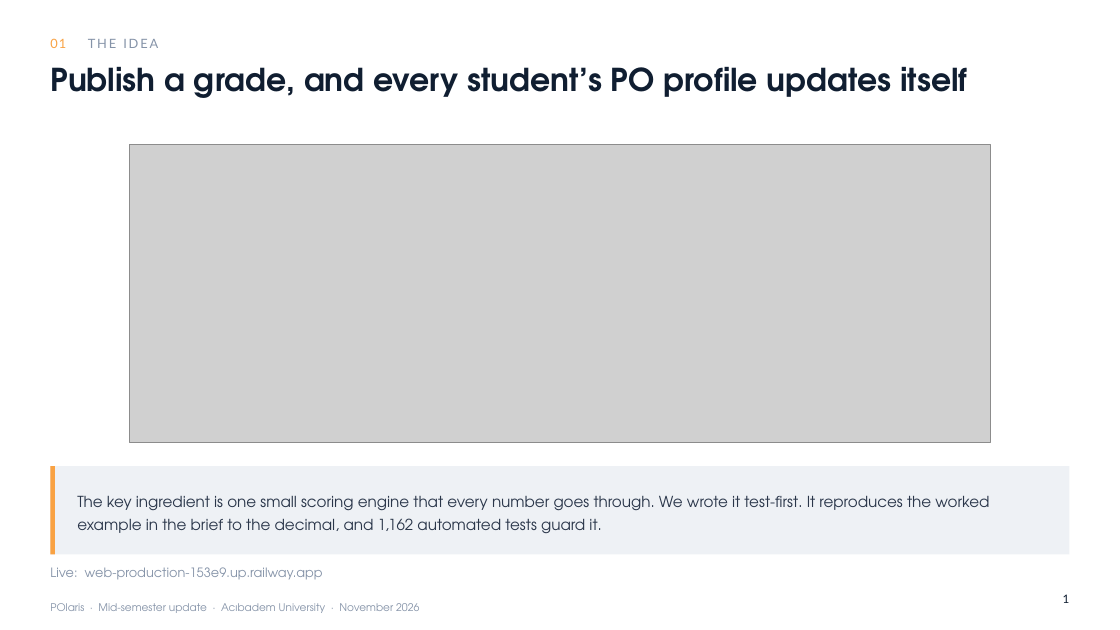
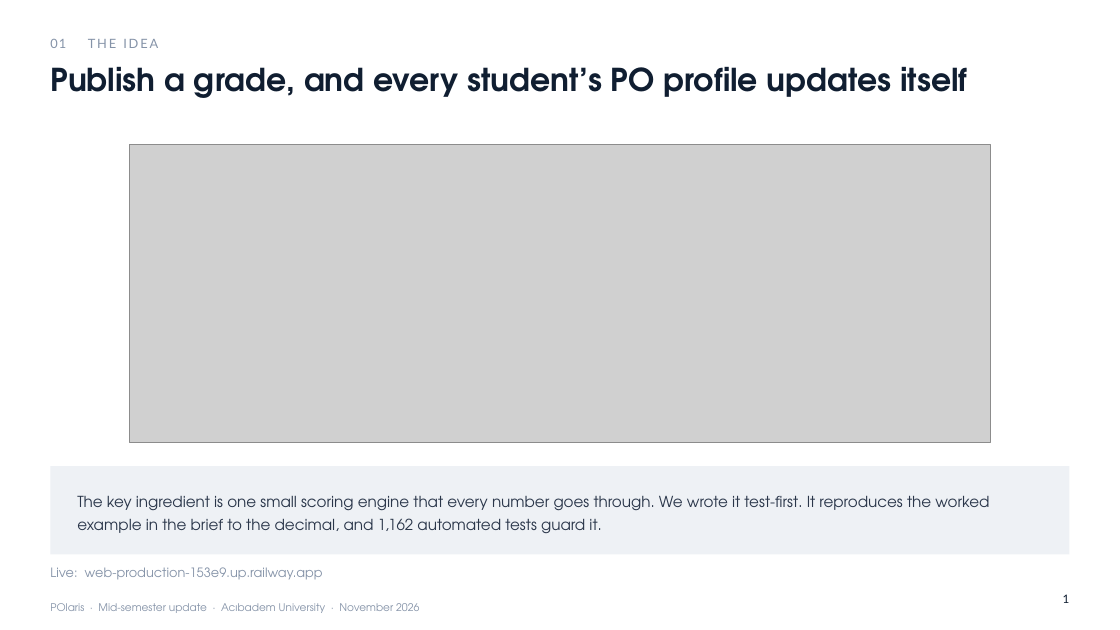
Before and after one commit to OnurHaniffa/polaris, a slide deck: slide 1 of docs/checkpoint/POlaris_checkpoint.pptx. Drawn at 1120x630 pixels with LibreOffice and Linux fonts; fonts in the diff are those of the drawing; grey boxes stand for pictures. Boxes give left, top, right and bottom in pixels: in the first picture for what was removed or moved away, otherwise in the second. Text is boxed around its words. In the diff, an @@ line names an element or a change of style, - is before the commit and + after.

```diff
--- a/docs/checkpoint/POlaris_checkpoint.pptx
+++ b/docs/checkpoint/POlaris_checkpoint.pptx
@@ text "01 THE IDEA" at (50,39,158,48): text colour #F9A243 to #8593A8 in "01" @@
@@ rectangle removed at (50,466,55,555) @@
```
Also in this commit, not shown: 5 other slides changed, 12 other files.
